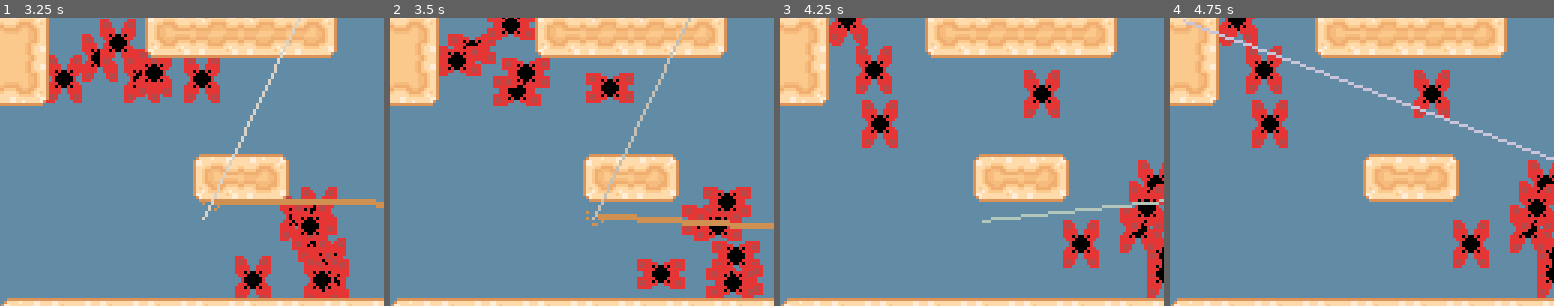
Above: before the commit, frames 1-4 (left to right).
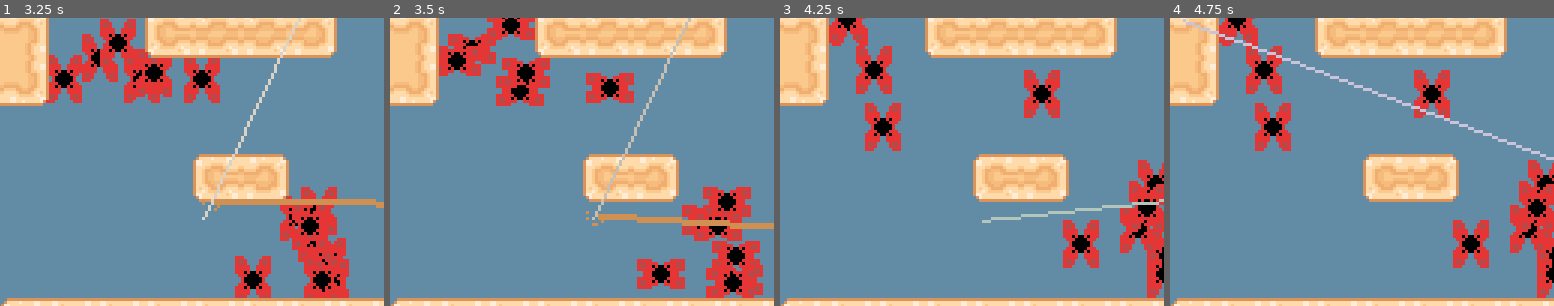
Above: after the commit, the same moments.

Repository: Jcodefox/GMTK-2025
Game: Godot game, scene res://scenes/topscenes/gameplay_topscene.tscn
The game is run twice, just before and just after one commit, with the same random seed, the same clock (stepped at 60 frames per second) and the same inputs.
Inputs (mouse positions are % of the whole screen's width and height, from its top left):
- Up to frame 1 (3.25 s): move the mouse to (72, 45) at 0.52 s; hold D (move_right) 0.53-2.03 s; tap Space (move_jump) at 0.77, 1.52, 3.02 s; move the mouse to (30, 55) at 1.27 s; move the mouse to (60, 28) at 2.02 s; hold A (move_left) 2.03-2.78 s; move the mouse to (45, 70) at 2.77 s; hold D (move_right) from 2.78 s (still down)
- Up to frame 2 (3.5 s): keep holding D (move_right)
- Up to frame 3 (4.25 s): keep holding D (move_right); move the mouse to (80, 65) at 3.52 s; tap Space (move_jump) at 3.77 s
- Up to frame 4 (4.75 s): move the mouse to (20, 35) at 4.27 s; release D (move_right) at 4.28 s; hold A (move_left) from 4.28 s (still down); tap Space (move_jump) at 4.52 s
The pictures show only the part of the screen within x 19-69%, y 35-85%; the shares and areas given below are measured in that part.

Frame 1 is identical in both runs. In frame 2, 0.4% of the frame differs, in the area x 26-41%, y 20-31%; in frame 3, 0.8%, in the area x 21-32%, y 28-47%; in frame 4, 0.8%.

Commit message:
More mothick adjustments

Diff:
--- a/scripts/prefabs/mothick.gd
+++ b/scripts/prefabs/mothick.gd
@@ -12,6 +12,10 @@
 	for sprite in animated_sprite_ghosts:
 		sprite.animation = $AnimatedSprite2D.animation
 
+	if is_on_wall():
+		velocity.x = -velocity.x
+	if is_on_ceiling() or is_on_floor():
+		velocity.y = -velocity.y
 	velocity.x += randf_range(-3.0, 3.0)
 	velocity.y += randf_range(-3.0, 3.0)
 	velocity = velocity.normalized() * 25
